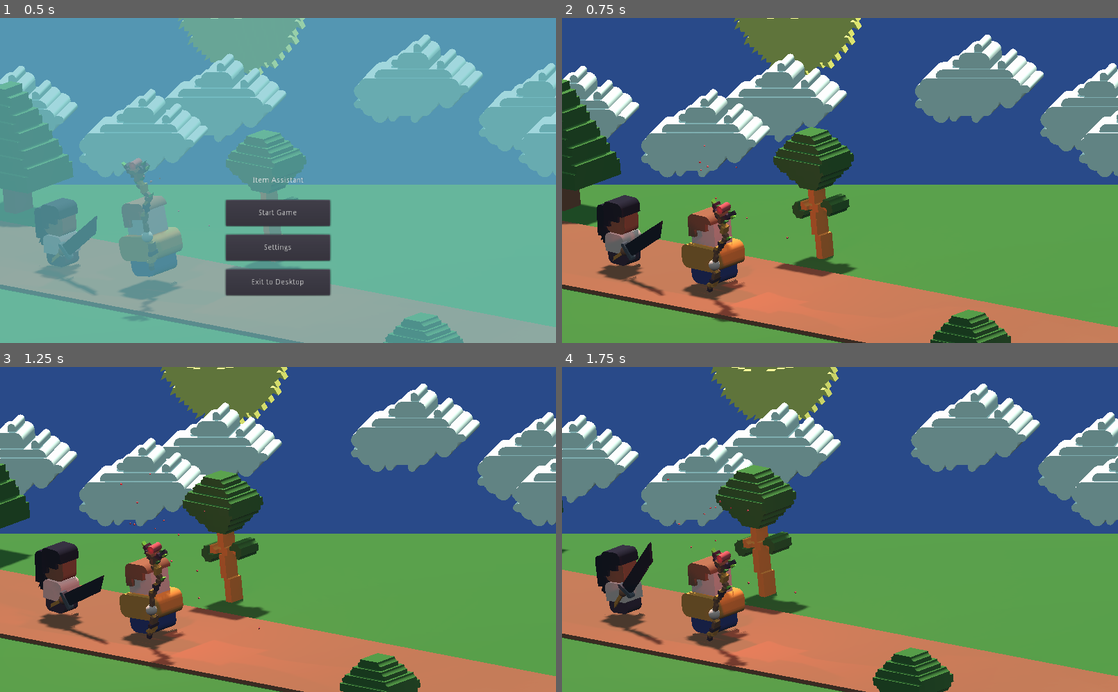
Above: before the commit, frames 1-4 (two rows, left to right).
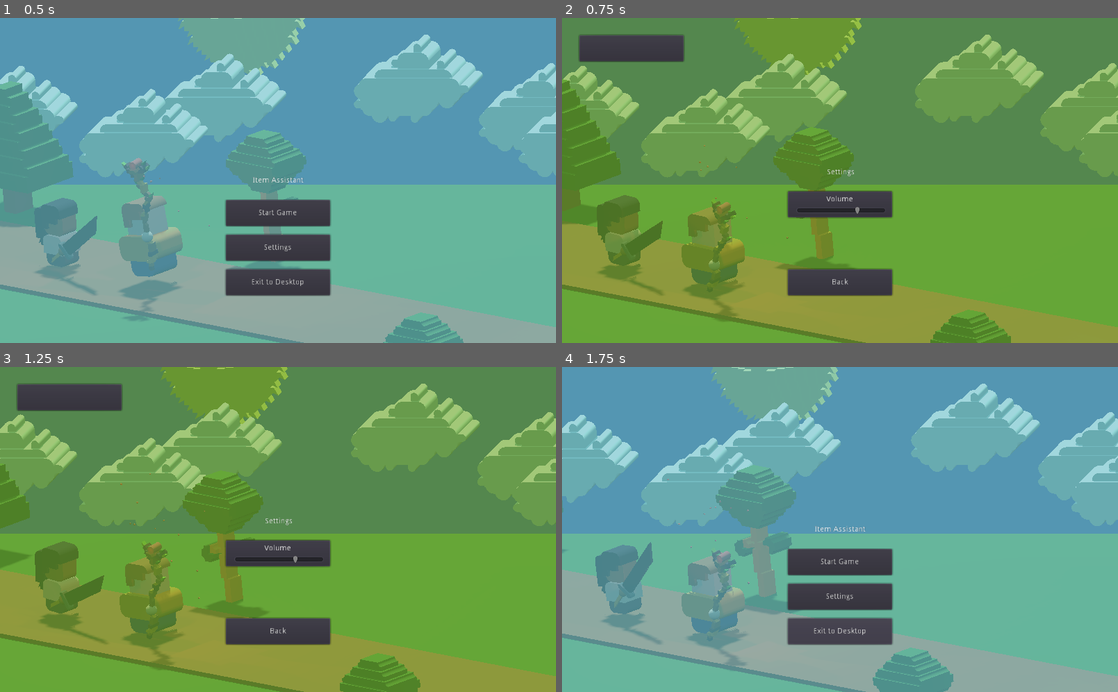
Above: after the commit, the same moments.

Repository: matt-cles/item-assistant
Game: Godot game, scene res://scenes/Main.tscn
Same seed, same stepped clock (60 frames per second), same inputs: the game is played once before the commit and once after it.
Inputs (mouse positions are in pixels of both pictures, inside the frame that each line leads up to):
- Up to frame 1 (0.5 s): no input
- Up to frame 2 (0.75 s): click "Settings" at 0.5 s
- Up to frame 3 (1.25 s): no input
- Up to frame 4 (1.75 s): click (840, 630) at 1.25 s, where only the run after the commit has a clickable "Back"

Frame 1 is identical in both runs. In frame 2, 73% of the frame differs, in the area x 0-100%, y 0-100%; in frame 3, 73%; in frame 4, 99%.

Commit message:
add adjustable music volume

Diff:
--- a/scenes/GameMusic.gd
+++ b/scenes/GameMusic.gd
@@ -6,4 +6,6 @@
 	var _connected = events.connect("set_music_volume", self, "set_music_volume")
 
 func set_music_volume(new_volume):
+	print('setting_volume')
+	print(new_volume)
 	volume_db = clamp(new_volume, -80, 0)
--- a/scenes/Menu.gd
+++ b/scenes/Menu.gd
@@ -1,12 +1,17 @@
 extends Control
 
 onready var events = get_tree().get_nodes_in_group('events')[0]
+onready var settings:Settings = get_tree().get_nodes_in_group('settings')[0]
 var game_started = false
 
 # Called when the node enters the scene tree for the first time.
 func _ready():
 	$StartMenu.visible = true
 	$PauseMenu.visible = get_tree().paused
+	$SettingsMenu.visible = false
+	$SettingsMenu/VolumeControl/VolumeSlider.min_value = settings.min_volume
+	$SettingsMenu/VolumeControl/VolumeSlider.max_value = settings.max_volume
+	$SettingsMenu/VolumeControl/VolumeSlider.value = settings.default_volume
 
 func _process(delta):
 	if game_started:
@@ -29,4 +34,13 @@
 
 func _on_Options_pressed():
 	$StartMenu.visible = false
-	$PauseMenu.visible = false
+	$SettingsMenu.visible = true
+
+func _on_BackToStartMenu_pressed():
+	$StartMenu.visible = true
+	$SettingsMenu.visible = false
+
+func _on_VolumeSlider_value_changed(value):
+	print('vol changed')
+	print(value)
+	events.emit_signal("set_music_volume", value)
--- a/scenes/Menu.tscn
+++ b/scenes/Menu.tscn
@@ -12,6 +12,7 @@
 }
 
 [node name="StartMenu" type="Control" parent="."]
+visible = false
 anchor_right = 1.0
 anchor_bottom = 1.0
 
@@ -92,22 +93,107 @@
 "_edit_use_anchors_": false
 }
 
-[node name="Options" type="Button" parent="PauseMenu"]
+[node name="Exit" type="Button" parent="PauseMenu"]
 margin_left = 416.0
 margin_top = 400.0
 margin_right = 608.0
 margin_bottom = 448.0
-text = "Settings"
-__meta__ = {
-"_edit_use_anchors_": false
-}
-
-[node name="Exit" type="Button" parent="PauseMenu"]
+text = "Exit to Desktop"
+__meta__ = {
+"_edit_use_anchors_": false
+}
+
+[node name="SettingsMenu" type="Control" parent="."]
+anchor_right = 1.0
+anchor_bottom = 1.0
+
+[node name="BG" type="Panel" parent="SettingsMenu"]
+visible = false
+margin_left = 400.0
+margin_top = 272.0
+margin_right = 624.0
+margin_bottom = 528.0
+__meta__ = {
+"_edit_use_anchors_": false
+}
+
+[node name="ColorRect" type="ColorRect" parent="SettingsMenu"]
+anchor_right = 1.0
+anchor_bottom = 1.0
+color = Color( 0.427451, 0.666667, 0.172549, 0.635294 )
+
+[node name="SettingsLabel" type="Label" parent="SettingsMenu"]
+anchor_left = 0.5
+anchor_top = 0.5
+anchor_right = 0.5
+anchor_bottom = 0.5
+margin_left = -80.0
+margin_top = -28.0
+margin_right = 84.0
+margin_bottom = 15.0
+text = "Settings
+"
+align = 1
+valign = 1
+__meta__ = {
+"_edit_use_anchors_": false
+}
+
+[node name="BackToStartMenu" type="Button" parent="SettingsMenu"]
 margin_left = 416.0
 margin_top = 464.0
 margin_right = 608.0
 margin_bottom = 512.0
-text = "Exit to Desktop"
+text = "Back"
+__meta__ = {
+"_edit_use_anchors_": false
+}
+
+[node name="EmptyButton2" type="Button" parent="SettingsMenu"]
+margin_left = 32.0
+margin_top = 32.0
+margin_right = 224.0
+margin_bottom = 80.0
+__meta__ = {
+"_edit_use_anchors_": false
+}
+
+[node name="VolumeControl" type="Control" parent="SettingsMenu"]
+margin_left = 416.0
+margin_top = 320.0
+margin_right = 608.0
+margin_bottom = 368.0
+__meta__ = {
+"_edit_use_anchors_": false
+}
+
+[node name="EmptyButton" type="Button" parent="SettingsMenu/VolumeControl"]
+anchor_right = 1.0
+anchor_bottom = 1.0
+button_mask = 0
+__meta__ = {
+"_edit_use_anchors_": false
+}
+
+[node name="VolumeLabel" type="Label" parent="SettingsMenu/VolumeControl"]
+margin_left = 64.0
+margin_right = 128.0
+margin_bottom = 48.0
+text = "Volume
+"
+align = 1
+valign = 1
+__meta__ = {
+"_edit_use_anchors_": false
+}
+
+[node name="VolumeSlider" type="HSlider" parent="SettingsMenu/VolumeControl"]
+margin_left = 16.0
+margin_top = 16.0
+margin_right = 180.0
+margin_bottom = 54.0
+min_value = -80.0
+max_value = 0.0
 __meta__ = {
 "_edit_use_anchors_": false
 }
@@ -116,5 +202,6 @@
 [connection signal="pressed" from="StartMenu/Options" to="." method="_on_Options_pressed"]
 [connection signal="pressed" from="StartMenu/Exit" to="." method="_on_Exit_pressed"]
 [connection signal="pressed" from="PauseMenu/Restart" to="." method="_on_Restart_pressed"]
-[connection signal="pressed" from="PauseMenu/Options" to="." method="_on_Options_pressed"]
 [connection signal="pressed" from="PauseMenu/Exit" to="." method="_on_Exit_pressed"]
+[connection signal="pressed" from="SettingsMenu/BackToStartMenu" to="." method="_on_BackToStartMenu_pressed"]
+[connection signal="value_changed" from="SettingsMenu/VolumeControl/VolumeSlider" to="." method="_on_VolumeSlider_value_changed"]
--- a/scripts/Events.gd
+++ b/scripts/Events.gd
@@ -9,6 +9,7 @@
 signal hero_dead
 signal stop_moving
 signal start_moving
+signal set_music_volume
 
 func emit_start_game():
 	emit_signal("start_game")
@@ -36,3 +37,6 @@
 
 func emit_start_moving():
 	emit_signal("start_moving")
+
+func emit_set_music_volume():
+	emit_signal("set_music_volume")
--- a/scripts/Settings.gd
+++ b/scripts/Settings.gd
@@ -5,3 +5,7 @@
 
 export (PLAYER_MODEL) var character_model = PLAYER_MODEL.RANDOM
 export (float, .1, 1) var difficulty_increment = .5
+
+export (float, -80, 10) var min_volume = -80
+export (float, -80, 10) var max_volume = 2
+export (float, -80, 10) var default_volume = -22
